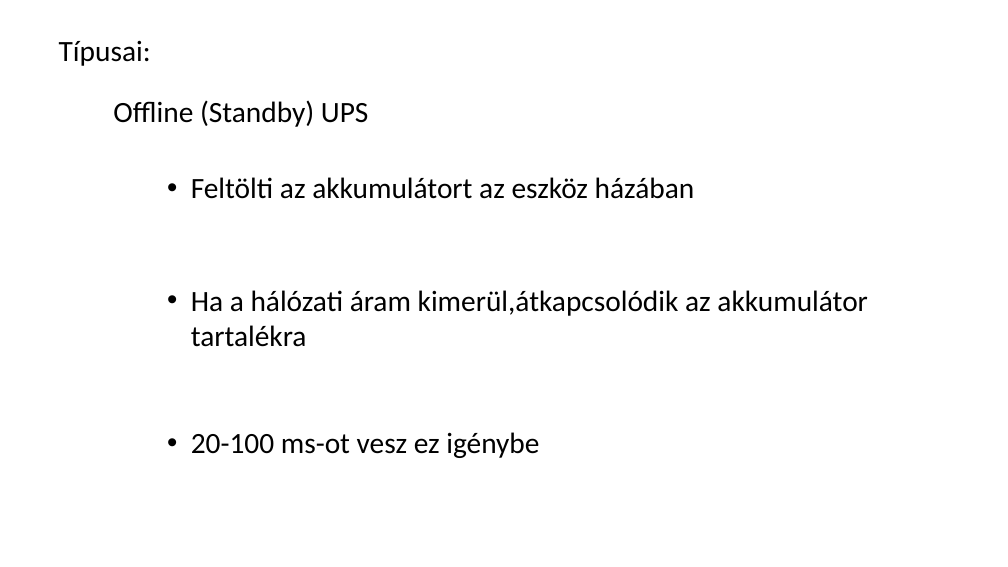
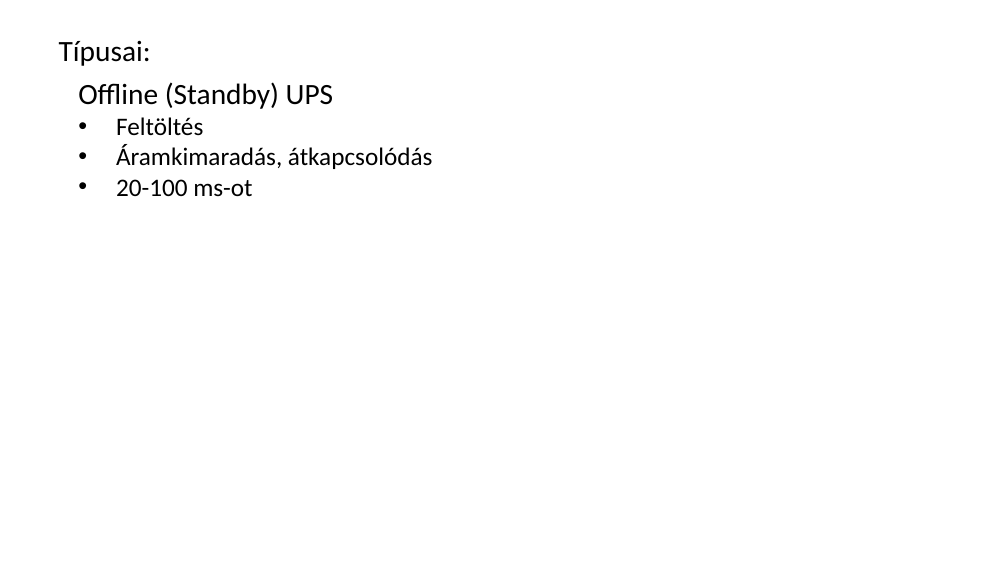
Before and after one commit to RCsSto/cad-cam-szunetment, a slide deck: slide 8 of CADCAM.pptx (slide 7 before the commit). Drawn at 1008x567 pixels with LibreOffice and Linux fonts; fonts in the diff are those of the drawing. Boxes give left, top, right and bottom in pixels: in the first picture for what was removed or moved away, otherwise in the second. Text is boxed around its words. In the diff, an @@ line names an element or a change of style, - is before the commit and + after.

```diff
--- a/CADCAM.pptx
+++ b/CADCAM.pptx
@@ text "Offline (Standby) UPS": place and size @@
-text "Offline (Standby) UPS" at bbox=[113, 100, 368, 127]
+text "Offline (Standby) UPS" at bbox=[78, 82, 433, 196]
@@ text at bbox=[116, 117, 433, 196]: paragraphs added @@
+• Feltöltés
+• Áramkimaradás, átkapcsolódás
+• 20-100 ms-ot
@@ text removed at bbox=[191, 177, 695, 199] @@
-• Feltölti az akkumulátort az eszköz házában
@@ text removed at bbox=[191, 290, 867, 347] @@
-• Ha a hálózati áram kimerül,átkapcsolódik az akkumulátor tartalékra
@@ text removed at bbox=[191, 432, 539, 458] @@
-• 20-100 ms-ot vesz ez igénybe
```
Also in this commit, not shown: 13 other slides changed, 3 slides added, 2 slides removed, 1 other file.
